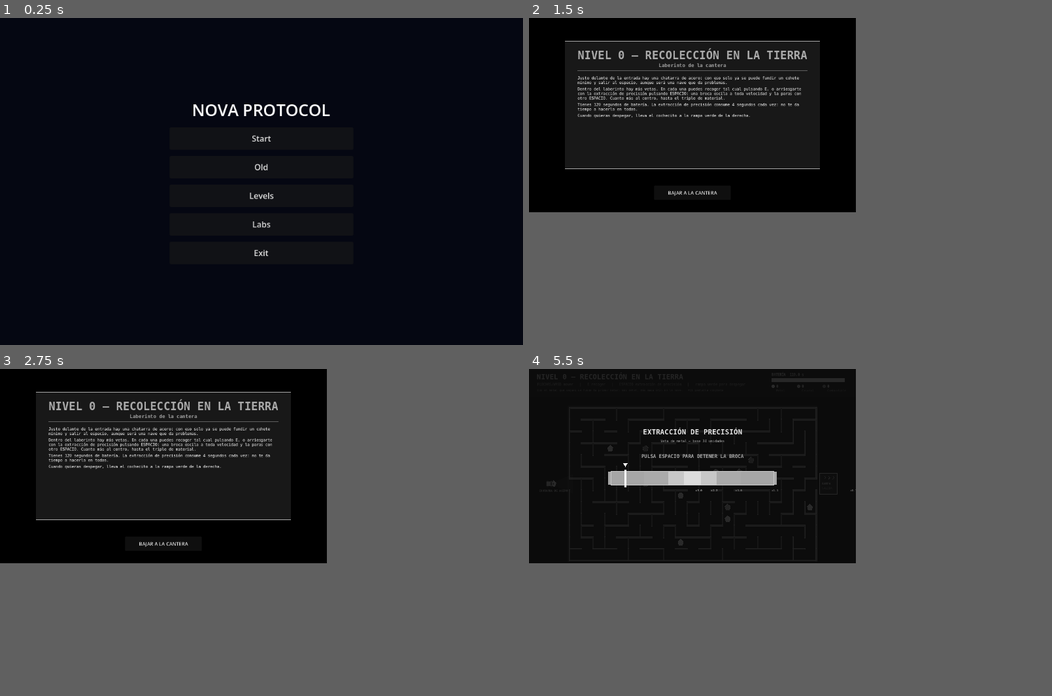
Above: before the commit, frames 1-4 (two rows, left to right).
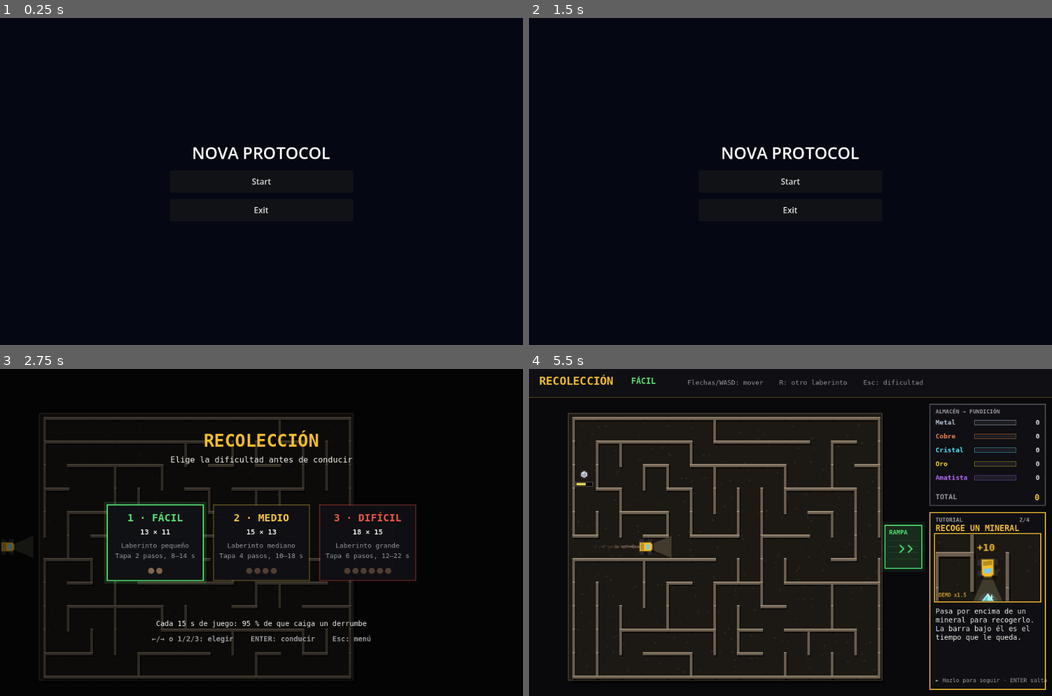
Above: after the commit, the same moments.

Repository: CrunchTimeLabs/nova-protocol
Game: Godot game, scene res://scenes/menu.tscn
Two runs of this game, one before a commit and one after it. Both use one fixed random seed, a clock stepped at 60 frames per second and the inputs below.
Inputs (mouse positions are in pixels of both pictures, inside the frame that each line leads up to):
- Up to frame 1 (0.25 s): no input
- Up to frame 2 (1.5 s): click (790, 168) at 0.5 s, where only the run before the commit has a clickable "Old"; click (790, 312) at 1.25 s, where only the run before the commit has a clickable "JUGAR"
- Up to frame 3 (2.75 s): click (261, 532) at 2 s, where only the run after the commit has a clickable "Start"
- Up to frame 4 (5.5 s): click (790, 663) at 2.75 s, where only the run before the commit has a clickable "BAJAR A LA CANTERA"; tap Enter at 3.5 s; move the mouse to (905, 516) at 3.52 s; hold Right 3.53-4.25 s; tap 1 at 3.6 s; click (905, 516) at 3.67 s; tap Space at 3.77 s; drag from (685, 548) to (764, 597) at 4.27 s; move the mouse to (842, 460) at 5.02 s; hold Right from 5.03 s (still down); tap 3 at 5.1 s
In our replay, in frame 2 the window is 500x297 before the commit and 800x500 after it. These sizes can differ from the game's own. Grey fills any space a smaller window leaves; there, only what the larger window draws over its background counts as a difference.

The runs differ from the first frame. In frame 1, 1.2% of the frame differs, in the area x 37-64%, y 26-73%; in frame 2, 3.2%; in frame 3, 9.9%; in frame 4, 14%, in the area x 0-100%, y 1-99%.

Commit message:
clean up

Diff:
--- a/game/app/menu.gd
+++ b/game/app/menu.gd
@@ -83,9 +83,9 @@
 func _show_main() -> void:
 	_show_menu("NOVA PROTOCOL", 1)
 	_add_button("Start", _on_start)
-	_add_button("Old", _on_old)
-	_add_button("Levels", _show_levels)
-	_add_button("Labs", _show_labs)
+	#_add_button("Old", _on_old)
+	#_add_button("Levels", _show_levels)
+	#_add_button("Labs", _show_labs)
 	if not OS.has_feature("web"):          # en navegador no hay a dónde "salir"
 		_add_button("Exit", _on_exit)
 
